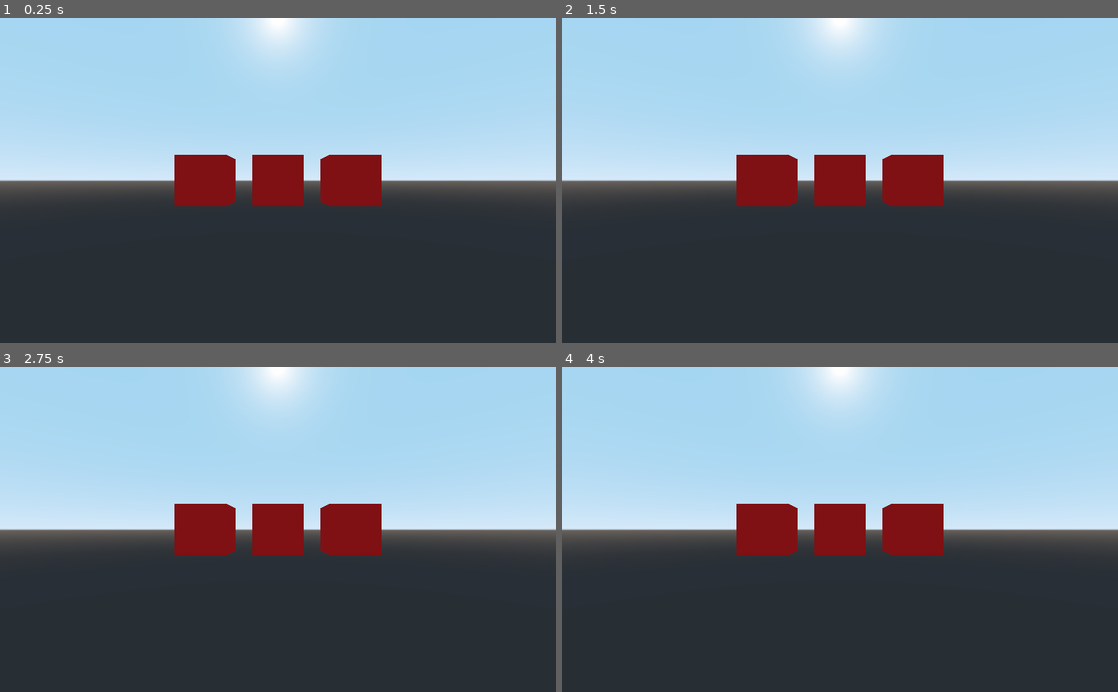
Above: before the commit, frames 1-4 (two rows, left to right).
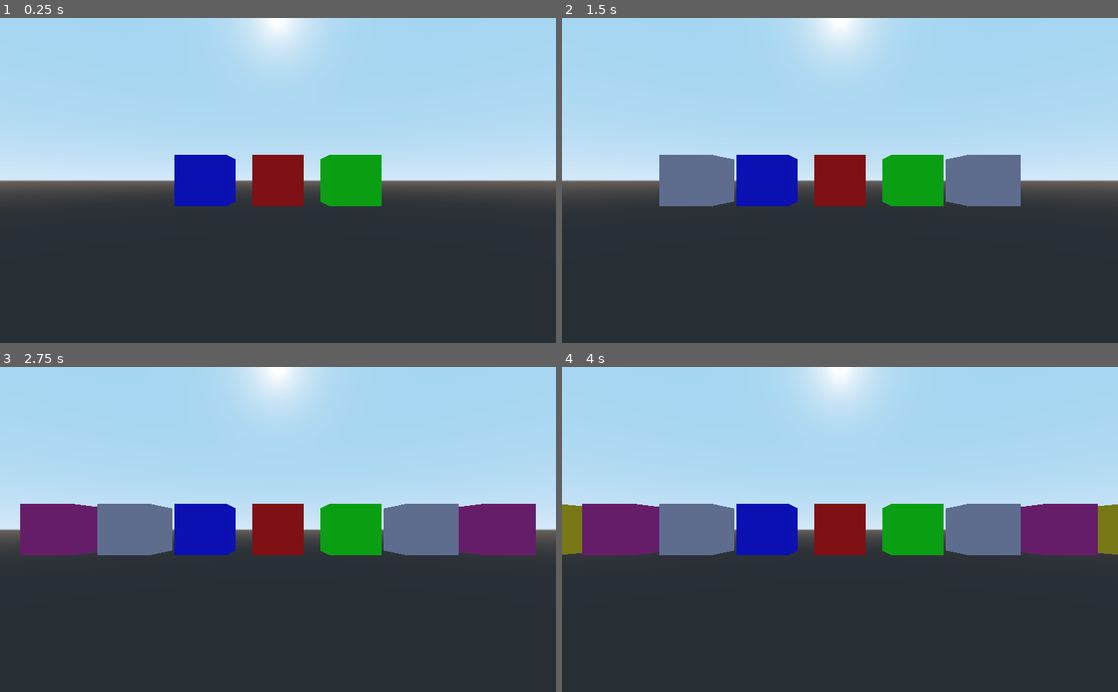
Above: after the commit, the same moments.

Repository: dktr0/NotWaitingForGodot
Game: Godot game, scene res://NotWaitingForGodot.tscn
Same seed, same stepped clock (60 frames per second), same inputs: the game is played once before the commit and once after it.
Inputs:
- Up to frame 1 (0.25 s): no input
- Up to frame 2 (1.5 s): tap Enter at 0.5 s; tap Space at 1.25 s
- Up to frame 3 (2.75 s): no input
- Up to frame 4 (4 s): tap Enter at 2.75 s; tap Space at 3.5 s

The runs differ from the first frame. In frame 1, 3.4% of the frame differs, in the area x 31-69%, y 42-58%; in frame 2, 7.6%; in frame 3, 12%; in frame 4, 13%, in the area x 0-100%, y 42-58%.

Commit message:
after 11 July 2023

Diff:
--- a/NotWaitingForGodot.tscn
+++ b/NotWaitingForGodot.tscn
@@ -1,8 +1,10 @@
-[gd_scene load_steps=4 format=2]
+[gd_scene load_steps=5 format=2]
 
 [ext_resource path="res://NotWaitingForGodot.gd" type="Script" id=1]
 [ext_resource path="res://Player.gd" type="Script" id=2]
 [ext_resource path="res://World.gd" type="Script" id=3]
+
+[sub_resource type="BoxShape" id=1]
 
 [node name="NotWaitingForGodot" type="Spatial"]
 script = ExtResource( 1 )
@@ -12,3 +14,6 @@
 
 [node name="Player" type="KinematicBody" parent="."]
 script = ExtResource( 2 )
+
+[node name="CollisionShape" type="CollisionShape" parent="Player"]
+shape = SubResource( 1 )
--- a/Player.gd
+++ b/Player.gd
@@ -1,6 +1,38 @@
 extends KinematicBody
+
+var velocity = Vector3();
+var fall = Vector3();
+var speed = 18;
+var acceleration = 6;
+var gravity = 1;
+var jump = 18;
+var mouse_sensitivity = 0.05;
 
 func _ready():
 	var camera = Camera.new();
 	camera.name ="Camera";
 	add_child(camera);
+	# TODO: need to add collision shape from code instead of in node graph
+
+func _physics_process(delta):
+	if global_translation.y > 0:
+		move_and_slide(fall, Vector3.UP)
+	if not is_on_floor():
+		fall.y -= gravity
+	if Input.is_action_just_pressed("a_button") and is_on_floor():
+		fall.y = jump
+	var leftStick = Input.get_vector("left_stick_left","left_stick_right","left_stick_up","left_stick_down");
+	rotate_y(-leftStick.x*0.04);
+	var camera = $Camera;
+	camera.rotation.x -= leftStick.y * 0.04;
+	camera.rotation.x = clamp(camera.rotation.x, deg2rad(-90), deg2rad(90));
+	# var wasd = Input.get_vector("right_stick_up","right_stick_down","right_stick_left","right_stick_right");
+	var xMove = Input.get_axis("right_stick_up","right_stick_down");
+	var yMove = Input.get_axis("right_stick_left","right_stick_right"); # not sure why is always 0
+	var direction = Vector3(0,0,0);
+	#direction += xMove * transform.basis.x;
+	direction += xMove * transform.basis.z;
+	if direction.length() > 1:
+		direction = direction.normalized();
+	velocity = velocity.linear_interpolate(direction * speed, acceleration * delta);
+	velocity = move_and_slide(velocity, Vector3.UP);
--- a/World.gd
+++ b/World.gd
@@ -1,16 +1,36 @@
 extends Spatial
+
+var frame = 0;
+var rng = RandomNumberGenerator.new()
+var j = 0; #x position
+var k = 0; #y-position
 
 func _ready():
 	makeACube(0,0,-10);
-	makeACube(3,0,-10);
-	makeACube(-3,0,-10);
+	makeACube(3,0,-10,0,1,0);
+	makeACube(-3,0,-10,0,0,1);
+	#makeACube(3.5,1,-9,1,6,1);
 
-func makeACube(x,y,z):
-	print("makeACube(" + str(x) + "," + str(y) + "," + str(z) + ")");
+
+
+func _physics_process(_delta):
+	frame = frame + 1;
+	if frame%60 == 0:
+		#moved in scope to be used in _physics_process
+		var random_number_A = rng.randf_range(0.0, 1.0)
+		var random_number_B = rng.randf_range(0.0, 1.0)
+		var random_number_C = rng.randf_range(0.0, 1.0)
+		makeACube(6+3*j,0,-10,random_number_A,random_number_B, random_number_C);
+		makeACube(-(6+3*j),0,-10,random_number_A,random_number_B,random_number_C);
+		j = j+1;
+
+
+
+func makeACube(x=0,y=0,z=0,r=1,g=0,b=0):
 	var m = MeshInstance.new();
 	var cm = CubeMesh.new();
 	var sm = SpatialMaterial.new();
-	sm.albedo_color = Color( 1, 0, 0, 1 );
+	sm.albedo_color = Color( r, g, b, 1 );
 	cm.material = sm;
 	m.mesh = cm;
 	m.translation = Vector3(x,y,z);
--- a/project.godot
+++ b/project.godot
@@ -22,6 +22,54 @@
 
 common/drop_mouse_on_gui_input_disabled=true
 
+[input]
+
+left_stick_left={
+"deadzone": 0.5,
+"events": [ Object(InputEventJoypadMotion,"resource_local_to_scene":false,"resource_name":"","device":0,"axis":0,"axis_value":-1.0,"script":null)
+ ]
+}
+left_stick_right={
+"deadzone": 0.5,
+"events": [ Object(InputEventJoypadMotion,"resource_local_to_scene":false,"resource_name":"","device":0,"axis":0,"axis_value":1.0,"script":null)
+ ]
+}
+left_stick_up={
+"deadzone": 0.5,
+"events": [ Object(InputEventJoypadMotion,"resource_local_to_scene":false,"resource_name":"","device":0,"axis":1,"axis_value":-1.0,"script":null)
+ ]
+}
+left_stick_down={
+"deadzone": 0.5,
+"events": [ Object(InputEventJoypadMotion,"resource_local_to_scene":false,"resource_name":"","device":0,"axis":1,"axis_value":1.0,"script":null)
+ ]
+}
+right_stick_left={
+"deadzone": 0.5,
+"events": [ Object(InputEventJoypadMotion,"resource_local_to_scene":false,"resource_name":"","device":0,"axis":2,"axis_value":-1.0,"script":null)
+ ]
+}
+right_stick_right={
+"deadzone": 0.5,
+"events": [ Object(InputEventJoypadMotion,"resource_local_to_scene":false,"resource_name":"","device":0,"axis":2,"axis_value":1.0,"script":null)
+ ]
+}
+right_stick_up={
+"deadzone": 0.5,
+"events": [ Object(InputEventJoypadMotion,"resource_local_to_scene":false,"resource_name":"","device":0,"axis":3,"axis_value":-1.0,"script":null)
+ ]
+}
+right_stick_down={
+"deadzone": 0.5,
+"events": [ Object(InputEventJoypadMotion,"resource_local_to_scene":false,"resource_name":"","device":0,"axis":3,"axis_value":1.0,"script":null)
+ ]
+}
+a_button={
+"deadzone": 0.5,
+"events": [ Object(InputEventJoypadButton,"resource_local_to_scene":false,"resource_name":"","device":0,"button_index":0,"pressure":0.0,"pressed":false,"script":null)
+ ]
+}
+
 [physics]
 
 common/enable_pause_aware_picking=true
